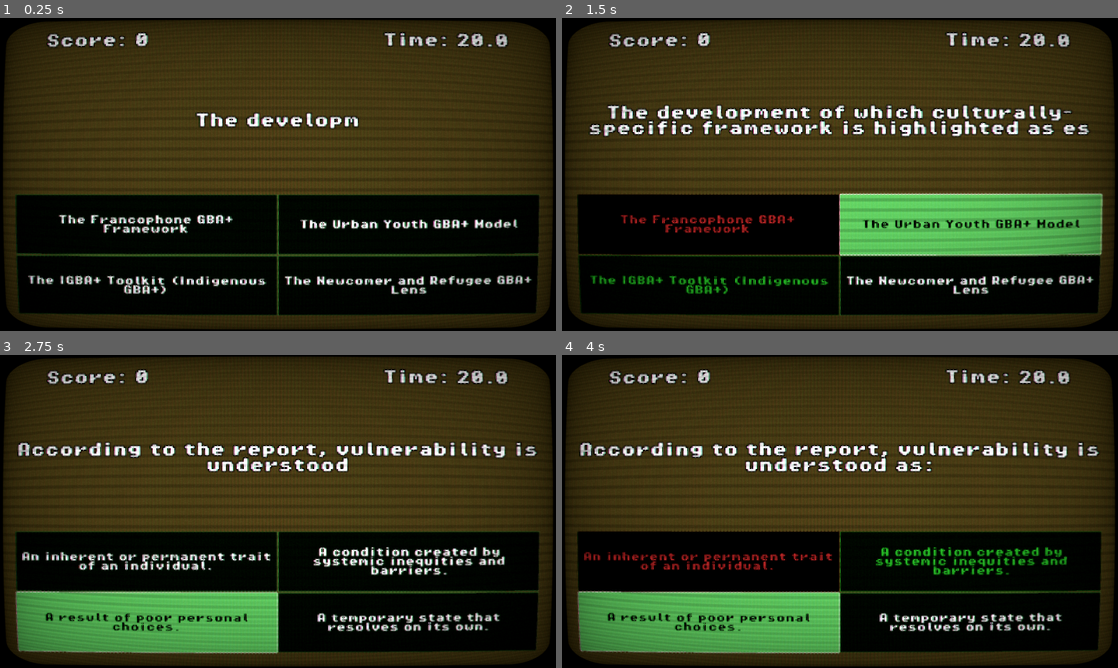
Above: before the commit, frames 1-4 (two rows, left to right).
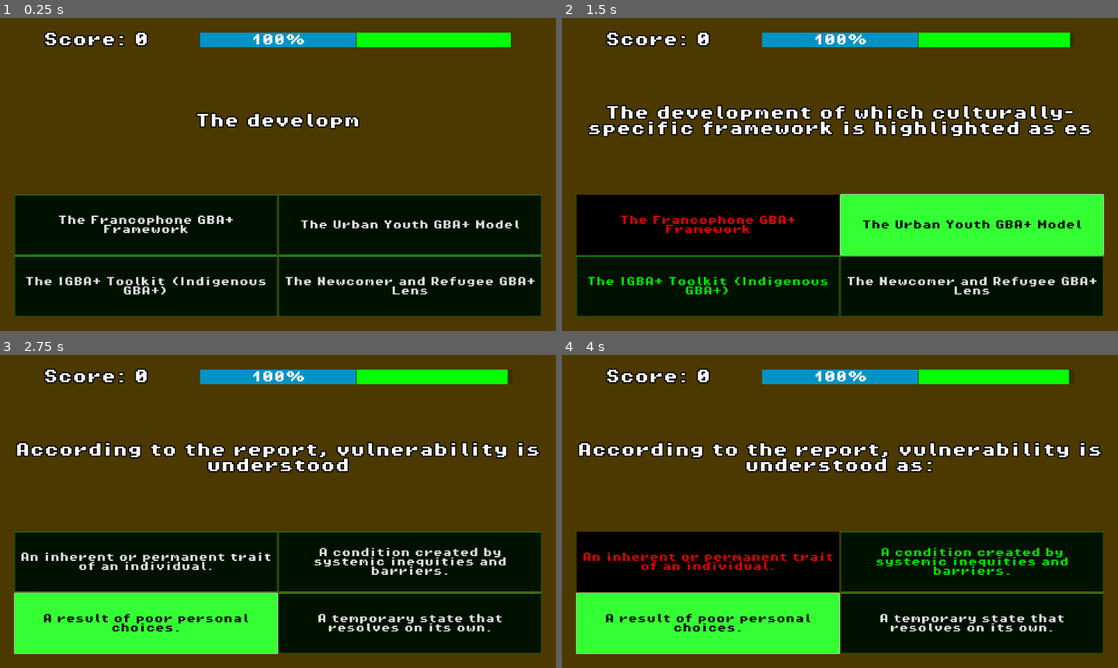
Above: after the commit, the same moments.

Repository: nzach123/multiplechoicequizgame_01a
Game: Godot game, scene res://scenes/quiz_scene.tscn
The game is run twice, just before and just after one commit, with the same random seed, the same clock (stepped at 60 frames per second) and the same inputs.
Inputs:
- Up to frame 1 (0.25 s): no input
- Up to frame 2 (1.5 s): click "The Francophone GBA+ Framework" at 0.5 s; click "The Urban Youth GBA+ Model" at 1.25 s
- Up to frame 3 (2.75 s): click "The IGBA+ Toolkit (Indigenous…" at 2 s
- Up to frame 4 (4 s): click "An inherent or permanent trai…" at 2.75 s; click "A result of poor personal cho…" at 3.5 s

The runs differ from the first frame. In frame 1, 27% of the frame differs, in the area x 0-100%, y 0-100%; in frame 2, 38%; in frame 3, 38%; in frame 4, 37%.

Commit message:
Add audio and progress bars to quiz scene
Introduces background music and sound effects to the quiz scene, including click, correct answer, and alarm sounds. Adds IntegrityBar and TimerBar progress bars with themed styles, and updates GameSession.gd to control these new UI elements and play appropriate sounds on user actions. TimerBar now visually indicates urgency as time runs out.

Diff:
--- a/resources/themes/title_theme.tres
+++ b/resources/themes/title_theme.tres
@@ -26,3 +26,5 @@
 Label/constants/outline_size = 15
 Label/font_sizes/font_size = 50
 Label/fonts/font = ExtResource("1_l4r5r")
+ProgressBar/font_sizes/font_size = 40
+ProgressBar/fonts/font = ExtResource("1_l4r5r")
--- a/scenes/quiz_scene.tscn
+++ b/scenes/quiz_scene.tscn
@@ -1,8 +1,18 @@
-[gd_scene load_steps=5 format=3 uid="uid://b74ltasqu7ps5"]
+[gd_scene load_steps=11 format=3 uid="uid://b74ltasqu7ps5"]
 
 [ext_resource type="Theme" uid="uid://dmi3jf6jonyoq" path="res://resources/themes/title_theme.tres" id="1_c7ybq"]
 [ext_resource type="Script" uid="uid://bokrq0rpvdy4v" path="res://scripts/GameSession.gd" id="1_yjr3o"]
 [ext_resource type="Shader" uid="uid://catxjmc45pfvr" path="res://resources/shaders/crt_screen.gdshader" id="3_vk6e3"]
+[ext_resource type="AudioStream" uid="uid://beqilmnse66io" path="res://assets/audio/Loops/Retro Mystic.ogg" id="4_ndxw5"]
+[ext_resource type="AudioStream" uid="uid://cwi8tg0tp5a6h" path="res://assets/audio/ClickSFX/click_003.ogg" id="5_ijcxg"]
+[ext_resource type="AudioStream" uid="uid://caspgfmtl7keh" path="res://assets/audio/ClickSFX/confirmation_002.ogg" id="6_jfjul"]
+[ext_resource type="AudioStream" uid="uid://d16nd2odajx1e" path="res://assets/audio/Beeps/mixkit-retro-game-emergency-alarm-1000.wav" id="7_tkpib"]
+
+[sub_resource type="StyleBoxFlat" id="StyleBoxFlat_ijcxg"]
+bg_color = Color(5.29438e-06, 0.577399, 0.773026, 1)
+
+[sub_resource type="StyleBoxFlat" id="StyleBoxFlat_1iyrn"]
+bg_color = Color(0.258824, 0.709804, 0.270588, 1)
 
 [sub_resource type="ShaderMaterial" id="ShaderMaterial_ndxw5"]
 shader = ExtResource("3_vk6e3")
@@ -70,7 +80,25 @@
 theme = ExtResource("1_c7ybq")
 text = "Score: 0"
 
+[node name="IntegrityBar" type="ProgressBar" parent="VBoxContainer/MarginContainer3/HBoxContainer"]
+layout_mode = 2
+size_flags_horizontal = 3
+size_flags_vertical = 1
+theme = ExtResource("1_c7ybq")
+theme_override_styles/fill = SubResource("StyleBoxFlat_ijcxg")
+value = 100.0
+
+[node name="TimerBar" type="ProgressBar" parent="VBoxContainer/MarginContainer3/HBoxContainer"]
+layout_mode = 2
+size_flags_horizontal = 3
+size_flags_vertical = 1
+theme = ExtResource("1_c7ybq")
+theme_override_styles/fill = SubResource("StyleBoxFlat_1iyrn")
+max_value = 20.0
+show_percentage = false
+
 [node name="TimerLabel" type="Label" parent="VBoxContainer/MarginContainer3/HBoxContainer"]
+visible = false
 layout_mode = 2
 theme = ExtResource("1_c7ybq")
 text = "Time: 45"
@@ -152,6 +180,7 @@
 text = "Correct!"
 
 [node name="CRTScreen" type="ColorRect" parent="."]
+visible = false
 material = SubResource("ShaderMaterial_ndxw5")
 layout_mode = 1
 anchors_preset = 15
@@ -160,3 +189,23 @@
 grow_horizontal = 2
 grow_vertical = 2
 mouse_filter = 2
+
+[node name="AudioManager" type="Node" parent="."]
+
+[node name="SFX_BackgroundMusic" type="AudioStreamPlayer2D" parent="AudioManager"]
+visible = false
+stream = ExtResource("4_ndxw5")
+autoplay = true
+
+[node name="SFX_Click" type="AudioStreamPlayer2D" parent="AudioManager"]
+stream = ExtResource("5_ijcxg")
+autoplay = true
+
+[node name="SFX_Correct" type="AudioStreamPlayer2D" parent="AudioManager"]
+stream = ExtResource("6_jfjul")
+autoplay = true
+
+[node name="SFX_Alarm" type="AudioStreamPlayer2D" parent="AudioManager"]
+visible = false
+stream = ExtResource("7_tkpib")
+autoplay = true
--- a/scripts/GameSession.gd
+++ b/scripts/GameSession.gd
@@ -1,8 +1,12 @@
 extends Control
 
 
-
-# --- 1. NODES ---
+@onready var sfx_click: AudioStreamPlayer2D = $AudioManager/SFX_Click
+@onready var sfx_correct: AudioStreamPlayer2D = $AudioManager/SFX_Correct
+@onready var sfx_alarm: AudioStreamPlayer2D = $AudioManager/SFX_Alarm
+
+@onready var integrity_bar: ProgressBar = $VBoxContainer/MarginContainer3/HBoxContainer/IntegrityBar
+@onready var timer_bar: ProgressBar = $VBoxContainer/MarginContainer3/HBoxContainer/TimerBar
 @onready var question_label = $VBoxContainer/MarginContainer2/QuestionLabel
 @onready var score_label = $VBoxContainer/MarginContainer3/HBoxContainer/ScoreLabel
 @onready var timer_label = $VBoxContainer/MarginContainer3/HBoxContainer/TimerLabel
@@ -21,11 +25,9 @@
 var rng = RandomNumberGenerator.new()
 var camera: Camera2D
 
-
-# --- 2. STATE ---
 var current_q_index: int = 0
 var inputs_locked: bool = false
-# Helper to map Index to Letter
+
 var index_to_letter = { 0: "A", 1: "B", 2: "C", 3: "D" }
 
 func _ready():
@@ -46,6 +48,20 @@
 func _process(delta):
 	if not quiz_timer.is_stopped():
 		timer_label.text = "Time: " + str(ceil(quiz_timer.time_left))
+
+	if not quiz_timer.is_stopped():
+		var time_left = quiz_timer.time_left
+		timer_bar.value = time_left
+
+		# Visual Panic: Change color as time runs out
+		var style_box = timer_bar.get_theme_stylebox("fill")
+		if time_left < 5.0:
+			style_box.bg_color = Color(1, 0, 0) # Red
+			if int(time_left * 10) % 2 == 0: # Flicker effect
+				style_box.bg_color = Color(0.5, 0, 0)
+		else:
+			style_box.bg_color = Color(0, 1, 0) # Green
+
 	# Handle Shake
 	if shake_strength > 0:
 		shake_strength = lerp(shake_strength, 0.0, shake_decay * delta)
@@ -53,6 +69,7 @@
 			rng.randf_range(-shake_strength, shake_strength),
 			rng.randf_range(-shake_strength, shake_strength)
 		)
+
 # Add this helper function
 func apply_shake(intensity: float):
 	shake_strength = intensity
@@ -112,6 +129,7 @@
 
 func _on_button_pressed(selected_idx: int):
 	if inputs_locked: return
+	sfx_click.play()
 	inputs_locked = true
 	quiz_timer.stop()
 
@@ -155,16 +173,19 @@
 func handle_correct(idx):
 	feedback_label.text = "STATUS: OPTIMAL"
 	feedback_label.modulate = Color.GREEN
+	GameManager.current_score += 100
+	sfx_correct.play()
 	apply_shake(5.0)
-	GameManager.current_score += 100
 	update_score_ui()
 	buttons[idx].modulate = Color.GREEN
 
 func handle_wrong(selected_idx, correct_idx):
 	feedback_label.text = "STATUS: FAILURE"
 	feedback_label.modulate = Color.RED
+	GameManager.current_integrity -= 20
+	sfx_alarm.play()
 	apply_shake(20.0)
-	GameManager.current_integrity -= 20
+
 	if selected_idx != -1:
 		buttons[selected_idx].modulate = Color.RED
 	buttons[correct_idx].modulate = Color.GREEN
Not shown, added: assets/audio/Loops/Retro Mystic.ogg.import
Not shown, added: assets/audio/Loops/Retro Mystic.ogg
